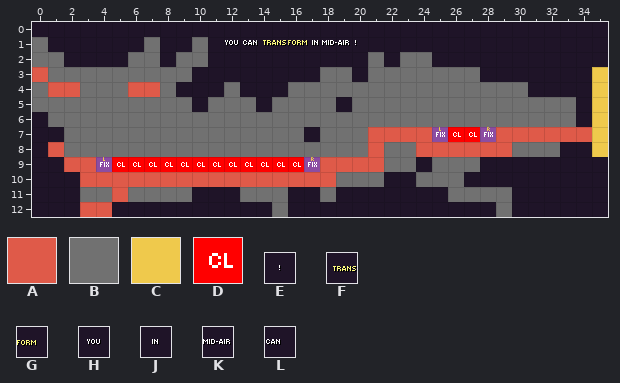
An edit to a level. Tiled map (JSON), dev/media/data/levels/4.json. Above, as it was before the edit.
Cells are 16x15 px. Shown: x 0..35, y 0..12.
Key: from "definitions": A 0, B 2, C 3, D 13; from "info": E 26, F 28, G 29, H 33, J 34, K 35, L 39.
_ is an empty cell, # one hidden under a higher layer.
Objects are placed by their top-left corner, in cells (3,4 is the top-left corner of cell 3,4); size is 1x1 cell unless given.
Layers that did not change in this view are not listed.
Layer "bg" before, first column x 0:
 0 ____________________________________
 1 B______B__B_________________________
 2 BB____BB_BB__________B_BB___________
 3 _BBBBBBBBB________BB_BBBBBBB________
 4 B_#BBB##B___B___BBBBBBBBBBBBBBB____#
 5 BBBBBBBBBB_BBB_BBBB_BBBBBBBBBBBBBB_#
 6 _BBBBBBBBBBBBBBBBBBBBBBBBBBBBBBBBB_#
 7 __BBBBBBBBBBBBBBB_BBB#__#########__#
 8 __BBBBBBBBBBBBBBBBBBB_BB###__#BBB___
 9 ____###############___BB_BBB________
10 _________________##BBB__BBB_________
11 ___BB_BBBB___BBB__B_______BBBB______
12 _______________B_____________B______
Layer "main" before, first column x 0:
 0 ____________________________________
 1 ____________________________________
 2 ____________________________________
 3 A__________________________________C
 4 _AA___AA___________________________#
 5 ____________________________________
 6 ____________________________________
 7 _____________________AAAA####AAAAAA#
 8 _A___________________A__AAAAAA_____C
 9 __AA##############AAAA______________
10 ___AAAAAAAAAAAAAAAA_________________
11 _____A______________________________
12 ___AA_______________________________
Layer "main_fg" before, first column x 0:
 0 ____________________________________
 1 ____________________________________
 2 ____________________________________
 3 ____________________________________
 4 ____________________________________
 5 ____________________________________
 6 ____________________________________
 7 _________________________#DD#_______
 8 ____________________________________
 9 ____#DDDDDDDDDDDD#__________________
10 ____________________________________
11 ____________________________________
12 ____________________________________
Objects on layer "info" before:
F at 14.1,0.3 size 1.9x2
G at 16,0.3 size 1.9x2
H at 11.6,0.4 size 1.9x2
J at 16.8,0.4 size 1.9x2
K at 18.1,0.4 size 1.9x2
L at 13.1,0.4 size 1.9x2
E at 19.3,0.4 size 1.9x2
New version:
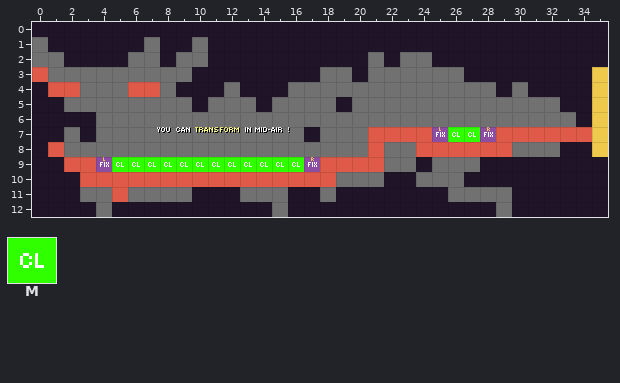
Further tiles: from "definitions": M 20.
Changes in this commit:
Layer "bg":
y 3: x 27 B -> _
y 4: x 0 B -> _; x 29 B -> _
y 5: x 0..1 BB -> __; x 33 B -> _
y 6: x 1..3 BBB -> ___
y 7: x 3 B -> _
y 12: x 4 _ -> B
Layer "main":
y 12: x 3..4 AA -> __
Layer "main_fg":
y 7: x 26..27 DD -> MM
y 9: x 5..16 DDDDDDDDDDDD -> MMMMMMMMMMMM
Layer "info":
changed: F at 14.1,0.3 size 1.9x2 -> F at 9.8,6.1 size 1.9x2
changed: G at 16,0.3 size 1.9x2 -> G at 11.8,6.1 size 1.9x2
changed: H at 11.6,0.4 size 1.9x2 -> H at 7.3,6.2 size 1.9x2
changed: J at 16.8,0.4 size 1.9x2 -> J at 12.6,6.2 size 1.9x2
changed: K at 18.1,0.4 size 1.9x2 -> K at 13.9,6.2 size 1.9x2
changed: L at 13.1,0.4 size 1.9x2 -> L at 8.9,6.2 size 1.9x2
changed: E at 19.3,0.4 size 1.9x2 -> E at 15.1,6.2 size 1.9x2
